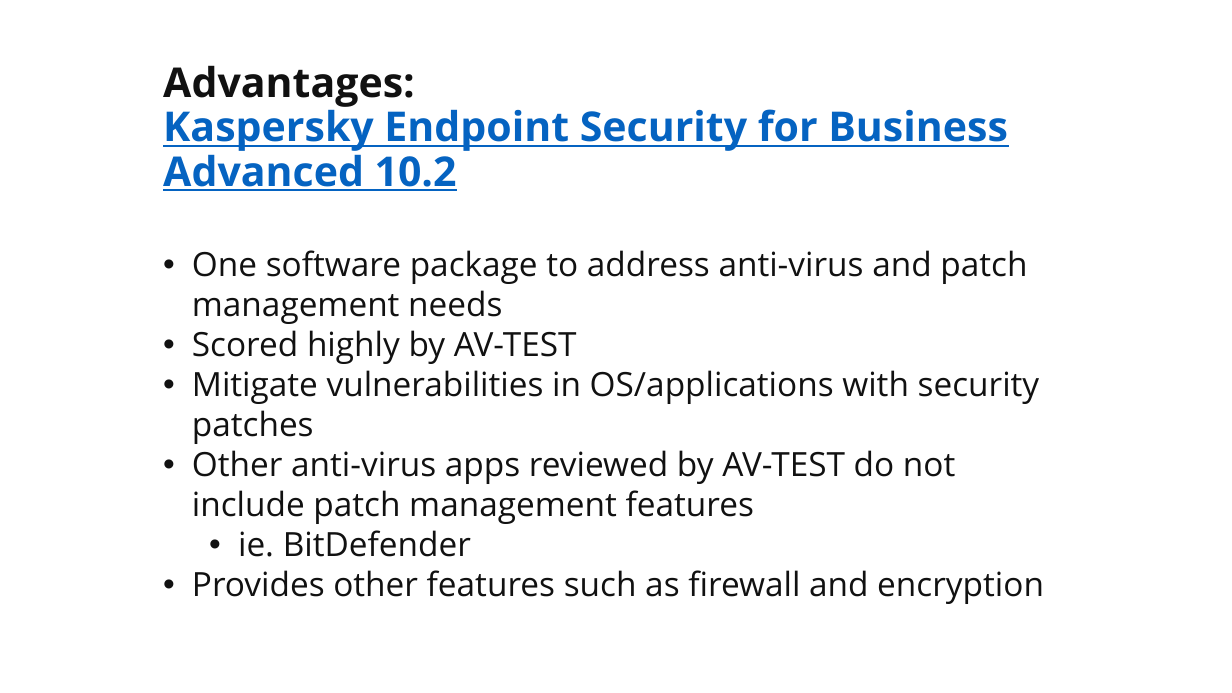
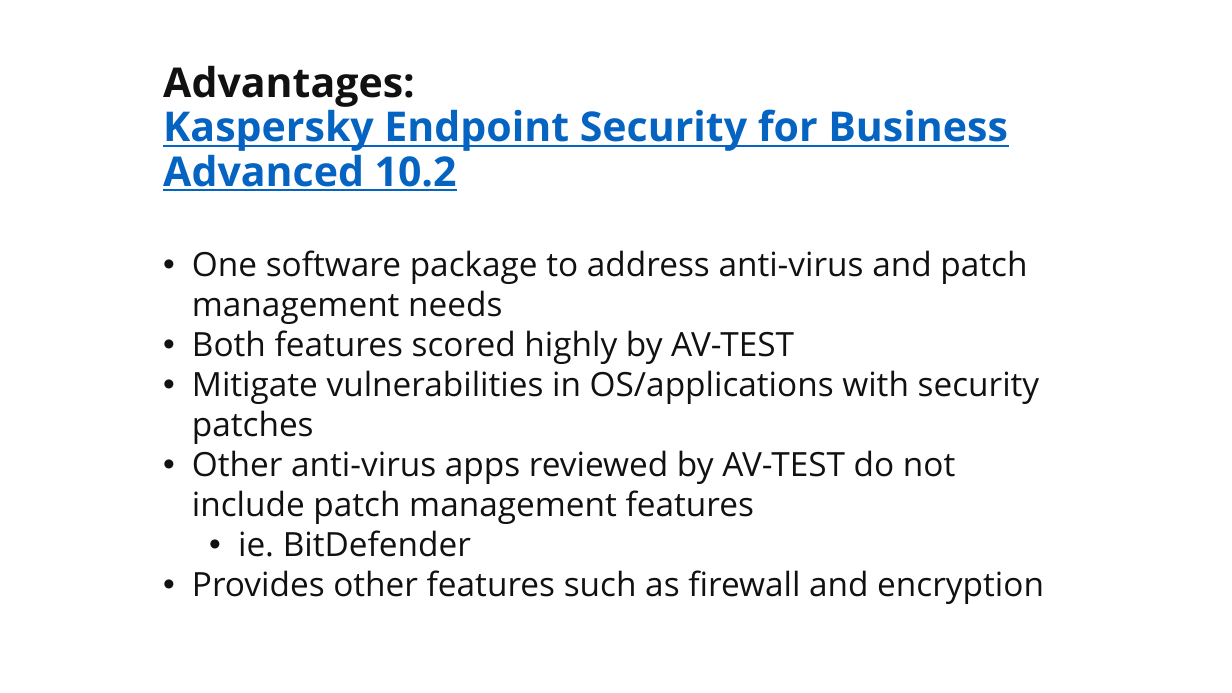
Before and after one commit to martymcflywa/ecu, a slide deck: slide 13 of year_1/sem_2/CSI1101_computer_security/0b_assignment_2_[22MAY15_0900]/dev/CSI1101_PONCE_A2_v03.pptx. Drawn at 1232x693 pixels with LibreOffice and Linux fonts; fonts in the diff are those of the drawing. Boxes give left, top, right and bottom in pixels: in the first picture for what was removed or moved away, otherwise in the second. Text is boxed around its words. In the diff, an @@ line names an element or a change of style, - is before the commit and + after.

```diff
--- a/year_1/sem_2/CSI1101_computer_security/0b_assignment_2_[22MAY15_0900]/dev/CSI1101_PONCE_A2_v03.pptx
+++ b/year_1/sem_2/CSI1101_computer_security/0b_assignment_2_[22MAY15_0900]/dev/CSI1101_PONCE_A2_v03.pptx
@@ text at (x1=192, y1=330, x2=794, y2=364): text changed @@
-• Scored highly by AV-TEST
+• Both features scored highly by AV-TEST
```
Also in this commit, not shown: 4 other slides changed, 5 slides added, 5 slides removed, 2 other files.
